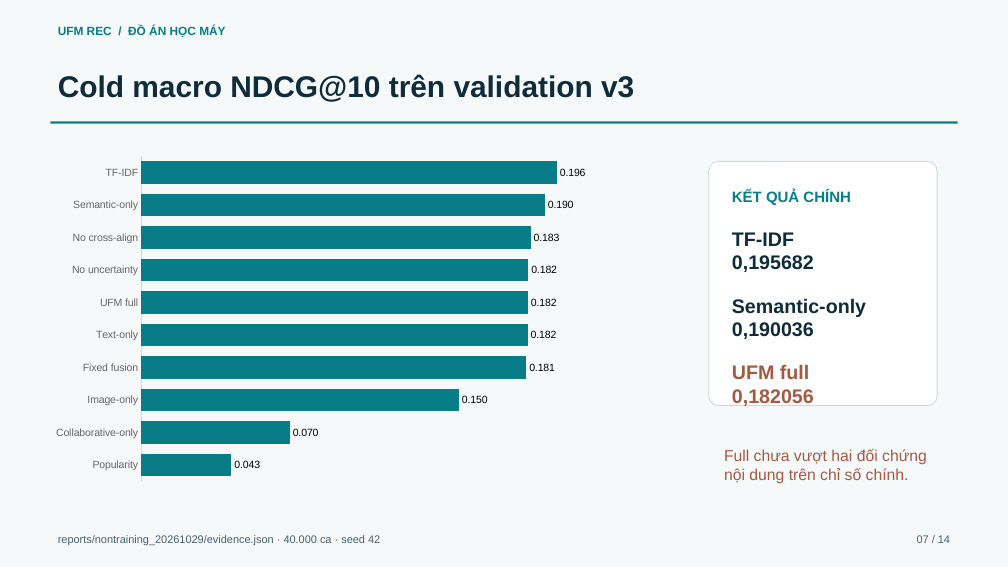
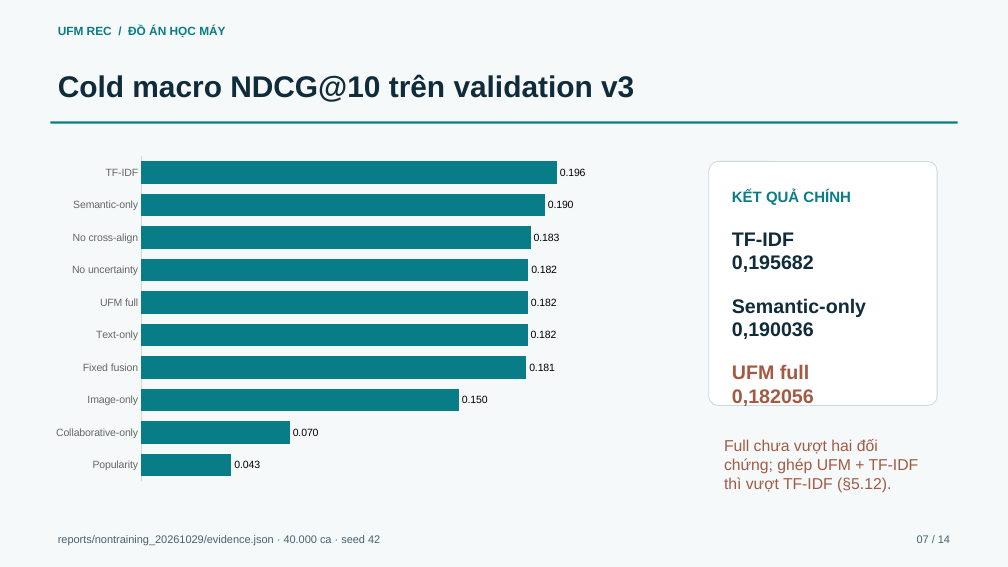
Before and after one commit to anky06-ky/UFM-Rec, a slide deck: slide 7 of output/presentation/UFM_Rec_Bao_Ve_20261103.pptx. Drawn at 1008x567 pixels with LibreOffice and Linux fonts; fonts in the diff are those of the drawing. Boxes give left, top, right and bottom in pixels: in the first picture for what was removed or moved away, otherwise in the second. Text is boxed around its words. In the diff, an @@ line names an element or a change of style, - is before the commit and + after.

```diff
--- a/output/presentation/UFM_Rec_Bao_Ve_20261103.pptx
+++ b/output/presentation/UFM_Rec_Bao_Ve_20261103.pptx
@@ text at (x1=724, y1=439, x2=919, y2=493): text changed @@
-Full chưa vượt hai đối chứng nội dung trên chỉ số chính.
+Full chưa vượt hai đối chứng; ghép UFM + TF-IDF thì vượt TF-IDF (§5.12).
```
Also in this commit, not shown: 4 other slides changed, 23 other files.
